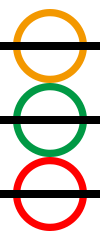
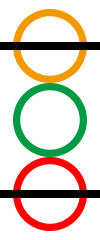
Comparing the layer stacks of the two w=100, h=240 images. Changes:
hid "形状 1 拷贝 2" over [0, 116, 100, 124]
